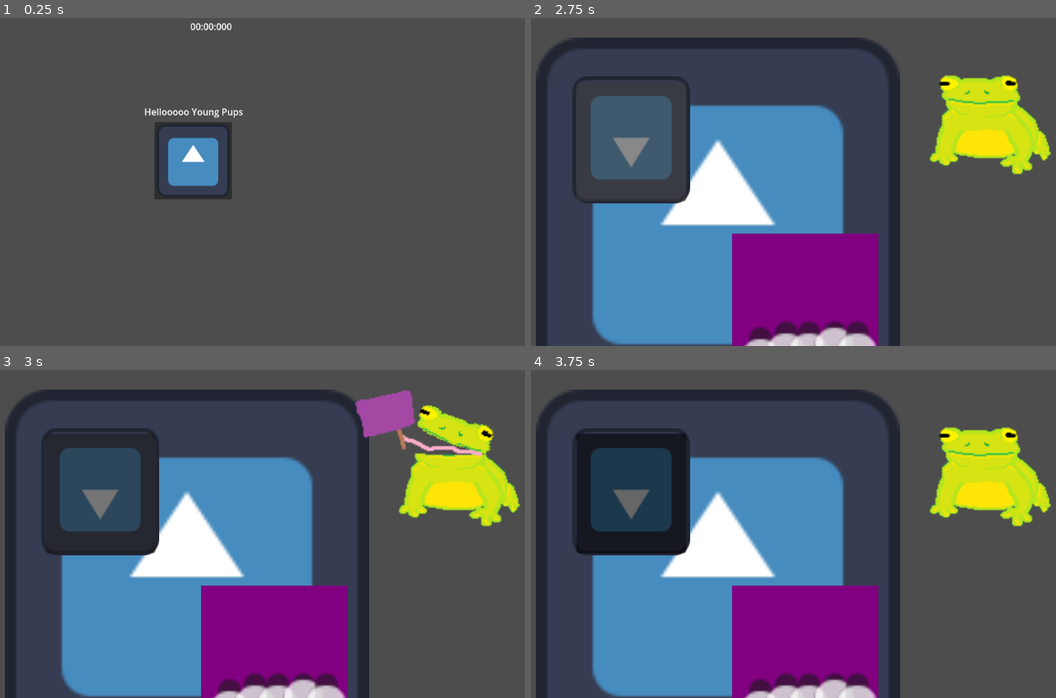
Above: before the commit, frames 1-4 (two rows, left to right).
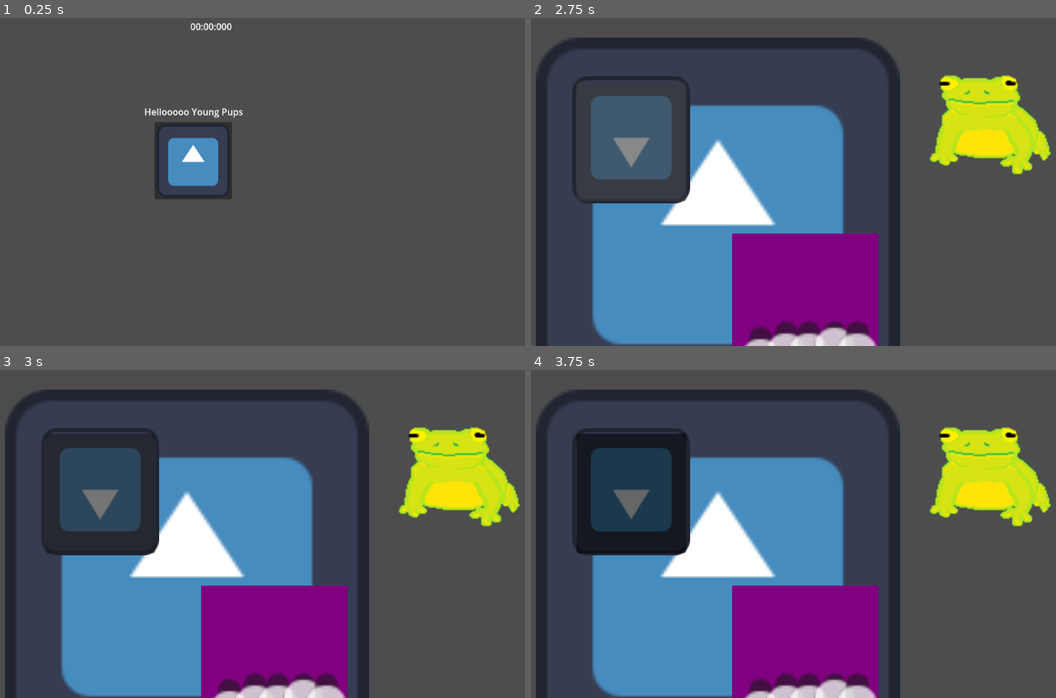
Above: after the commit, the same moments.

Repository: DepressoExpressoBoi/Godot-Wild-Jam-Signal
Game: Godot game, scene res://scenes/game_controller.tscn
The game is run twice, just before and just after one commit, with the same random seed, the same clock (stepped at 60 frames per second) and the same inputs. The engine's default icon, where the game draws it, is replaced by a stand-in: a white triangle on a blue panel in a dark square.
Inputs (mouse positions are in pixels of both pictures, inside the frame that each line leads up to):
- Up to frame 1 (0.25 s): no input
- Up to frame 2 (2.75 s): click (725, 162) at 0.5 s; click (683, 188) at 1.25 s; click (630, 142) at 2 s
- Up to frame 3 (3 s): tap Enter at 2.75 s; move the mouse to (456, 478) at 2.77 s; click (456, 478) at 2.92 s
- Up to frame 4 (3.75 s): tap Space at 3.5 s; move the mouse to (604, 530) at 3.52 s; click (604, 530) at 3.67 s

Frames 1-2 are identical in both runs. In frame 3, 2.8% of the frame differs, in the area x 67-95%, y 6-27%; in frame 4, nothing differs.
Error after the commit: Parse Error: Function "_ready" has the same name as a previously declared function. (res://scenes/bomb_and_frog.gd:29)

Commit message:
adding the timer additions to main setup

Diff:
--- a/scenes/bomb_and_frog.gd
+++ b/scenes/bomb_and_frog.gd
@@ -2,6 +2,23 @@
 
 @onready var Bomb = $Bomb
 @onready var Jimmy = $Jimmy
+
+#adding timer functionality
+@export var stopwatch_label : Label
+
+var stopWatch : stopwatch
+
+func _ready():
+	stopWatch = get_tree().get_first_node_in_group("stopWatch")
+
+func _process(delta):
+	update_stopwatch_label()
+
+func update_stopwatch_label():
+	stopwatch_label.text = ""
+
+func update_energy_cell_label(number : int):
+	energy_cell_label.text = "x " + str(number)
 
 @onready var puzzles = Bomb.get_children()
 var puzzle_solutions = {}
